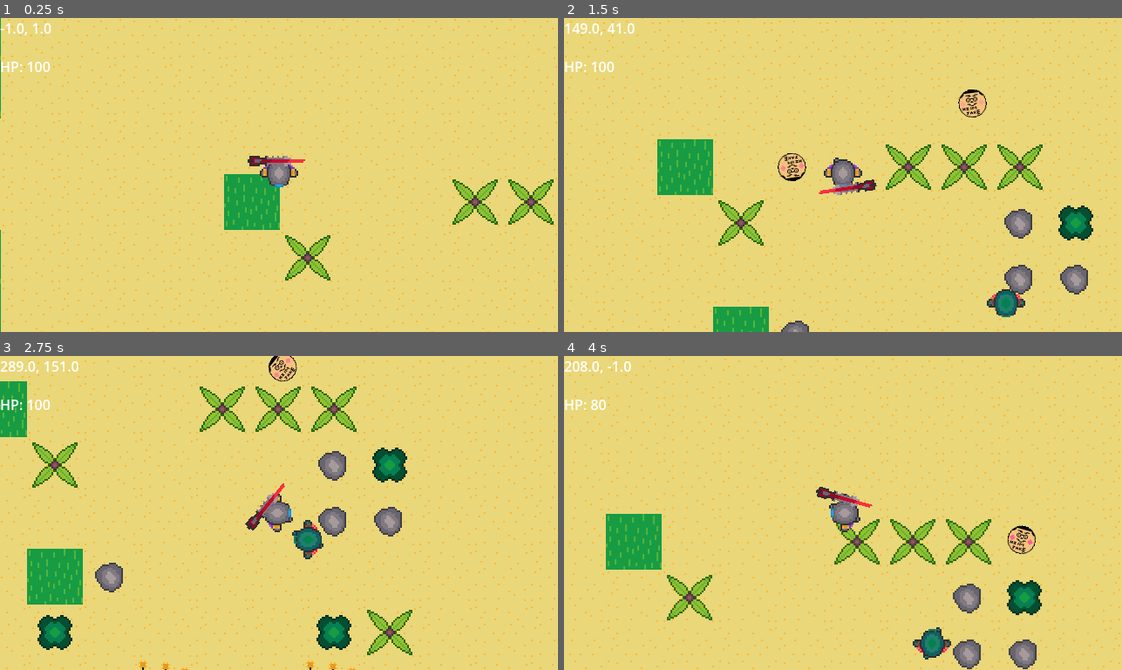
Above: before the commit, frames 1-4 (two rows, left to right).
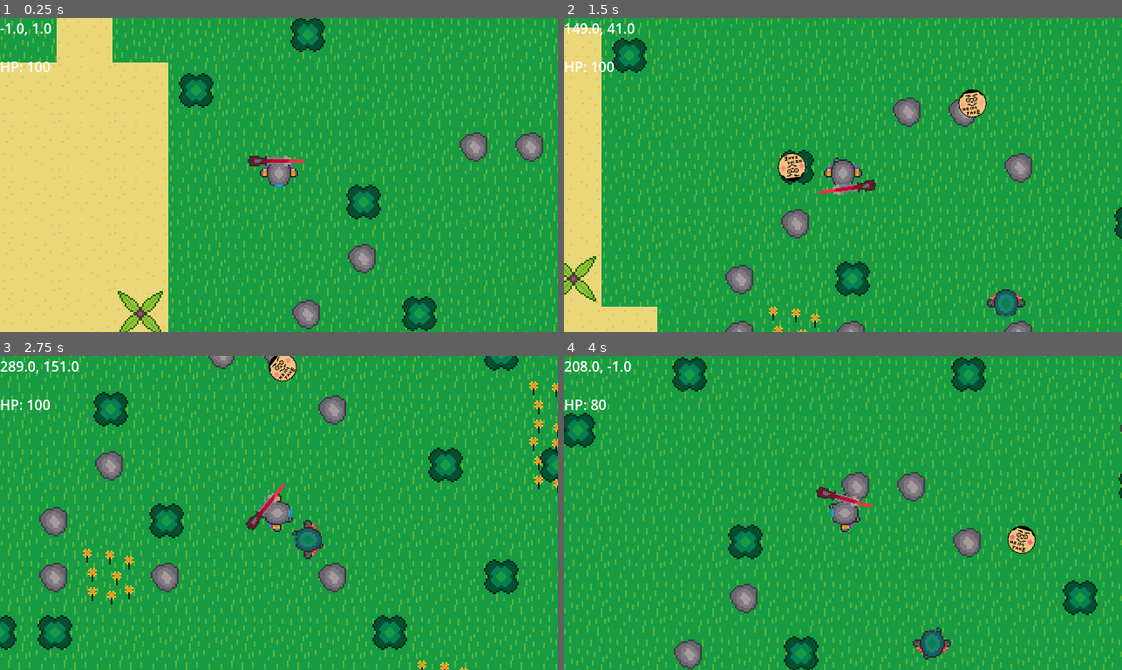
Above: after the commit, the same moments.

Repository: coder1015/real-roguelite
Game: Godot game, scene res://Scenes/Main.tscn
The game is run twice, just before and just after one commit, with the same random seed, the same clock (stepped at 60 frames per second) and the same inputs.
Inputs (mouse positions are in pixels of both pictures, inside the frame that each line leads up to):
- Up to frame 1 (0.25 s): no input
- Up to frame 2 (1.5 s): tap Enter at 0.5 s; move the mouse to (965, 159) at 0.52 s; hold D (move_right) 0.53-1.28 s; click (965, 159) at 0.6 s; move the mouse to (731, 190) at 1.27 s; hold S (move_down) from 1.28 s (still down); click (731, 190) at 1.35 s
- Up to frame 3 (2.75 s): move the mouse to (334, 443) at 2.02 s; release S (move_down) at 2.03 s; hold D (move_right) from 2.03 s (still down); click (334, 443) at 2.1 s
- Up to frame 4 (4 s): move the mouse to (815, 575) at 2.77 s; release D (move_right) at 2.78 s; hold W (move_up) 2.78-3.53 s; click (815, 575) at 2.85 s; move the mouse to (1010, 560) at 3.52 s; hold A (move_left) from 3.53 s (still down); click (1010, 560) at 3.6 s

The runs differ from the first frame. In frame 1, 71% of the frame differs, in the area x 0-100%, y 0-100%; in frame 2, 89%; in frame 3, 96%; in frame 4, 97%.

Commit message:
world gen

Diff:
--- a/real-roguelike-godot-name/Scenes/world_generator.gd
+++ b/real-roguelike-godot-name/Scenes/world_generator.gd
@@ -45,12 +45,12 @@
 func setup_noise():
 	elevation_noise.seed = randi()
 	elevation_noise.noise_type = FastNoiseLite.TYPE_SIMPLEX_SMOOTH
-	elevation_noise.frequency = 0.05
+	elevation_noise.frequency = 0.02
 
 	# Moisture uses a different seed so it's independent from elevation
 	moisture_noise.seed = elevation_noise.seed + 1
 	moisture_noise.noise_type = FastNoiseLite.TYPE_SIMPLEX_SMOOTH
-	moisture_noise.frequency = 0.05
+	moisture_noise.frequency = 0.02
 
 
 func generate_ground():
@@ -64,23 +64,47 @@
 
 func get_ground_tile(e: float, m: float) -> Vector2i:
 	# e = elevation (-1 to 1), m = moisture (-1 to 1)
-	if e < -0.33:
-		return TILE_SNOW
-	elif e >= -0.33 and e < 0.33:
-		return TILE_SAND
-	elif e >= 0.33 and e <= 1:
-		return TILE_GRASS
+	if e < -0.2:
+		if m < 0:
+			return TILE_SNOW
+		else:
+			return TILE_SNOW
+	elif e > 0.3:
+		if m < 0.2:
+			return TILE_SAND
+		else:
+			return TILE_GRASS
 	else:
-		return TILE_GRASS
+		if m < -0.3:
+			return TILE_SAND
+		else:
+			return TILE_GRASS
 
 func place_decorations():
 	for x in WORLD_WIDTH:
 		for y in WORLD_HEIGHT:
 			var e = elevation_noise.get_noise_2d(x, y)
-			if e >= 0.33:
-				var roll = randf()
-				if roll < 0.05:
-					decorations_layer.set_cell(Vector2i(x, y), SOURCE_ID, DECO_FLOWER)
+			var m = moisture_noise.get_noise_2d(x, y)
+
+			if e < -0.2:
+				if m < 0:
+					pass
+				else:
+					pass
+			elif e > 0.3:
+				if m < 0.2:
+					pass
+				else:
+					var roll = randf()
+					if roll < 0.05:
+						decorations_layer.set_cell(Vector2i(x - WORLD_WIDTH/2, y - WORLD_HEIGHT/2), SOURCE_ID, DECO_FLOWER)
+			else:
+				if m < -0.3:
+					pass
+				else:
+					var roll = randf()
+					if roll < 0.05:
+						decorations_layer.set_cell(Vector2i(x - WORLD_WIDTH/2, y - WORLD_HEIGHT/2), SOURCE_ID, DECO_FLOWER)
 
 
 func place_obstacles():
@@ -89,20 +113,40 @@
 			var e = elevation_noise.get_noise_2d(x, y)
 			var m = moisture_noise.get_noise_2d(x, y)
 
-			if e < -0.33:
-				var roll = randf()
-				# Snow biome gets ice
-				if roll < 0.1:
-					obstacles_layer.set_cell(Vector2i(x, y), SOURCE_ID, OBST_ICE)
-			elif e < 0.33:
-				var roll = randf()
-				# Sand biome gets palm trees
-				if roll < 0.15:
-					obstacles_layer.set_cell(Vector2i(x, y), SOURCE_ID, OBST_PALM)
+			if e < -0.2:
+				if m < 0:
+					var roll = randf()
+					# Snow biome gets ice
+					if roll < 0.1:
+						obstacles_layer.set_cell(Vector2i(x - WORLD_WIDTH/2, y - WORLD_HEIGHT/2), SOURCE_ID, OBST_ICE)
+				else:
+					var roll = randf()
+					# Snow biome gets ice
+					if roll < 0.1:
+						obstacles_layer.set_cell(Vector2i(x - WORLD_WIDTH/2, y - WORLD_HEIGHT/2), SOURCE_ID, OBST_ICE)
+			elif e > 0.3:
+				if m < 0.2:
+					var roll = randf()
+					# Sand biome gets palm trees
+					if roll < 0.05:
+						obstacles_layer.set_cell(Vector2i(x - WORLD_WIDTH/2, y - WORLD_HEIGHT/2), SOURCE_ID, OBST_PALM)
+				else:
+					var roll = randf()
+					# Grass biome gets rocks and trees
+					if roll < 0.1:
+						obstacles_layer.set_cell(Vector2i(x - WORLD_WIDTH/2, y - WORLD_HEIGHT/2), SOURCE_ID, OBST_ROCK)
+					elif roll < 0.2:
+						obstacles_layer.set_cell(Vector2i(x - WORLD_WIDTH/2, y - WORLD_HEIGHT/2), SOURCE_ID, OBST_TREE)
 			else:
-				var roll = randf()
-				# Grass biome gets rocks and trees
-				if roll < 0.1:
-					obstacles_layer.set_cell(Vector2i(x, y), SOURCE_ID, OBST_ROCK)
-				elif roll < 0.2:
-					obstacles_layer.set_cell(Vector2i(x, y), SOURCE_ID, OBST_TREE)
+				if m < -0.3:
+					var roll = randf()
+					# Sand biome gets palm trees
+					if roll < 0.05:
+						obstacles_layer.set_cell(Vector2i(x - WORLD_WIDTH/2, y - WORLD_HEIGHT/2), SOURCE_ID, OBST_PALM)
+				else:
+					var roll = randf()
+					# Grass biome gets rocks and trees
+					if roll < 0.1:
+						obstacles_layer.set_cell(Vector2i(x - WORLD_WIDTH/2, y - WORLD_HEIGHT/2), SOURCE_ID, OBST_ROCK)
+					elif roll < 0.2:
+						obstacles_layer.set_cell(Vector2i(x - WORLD_WIDTH/2, y - WORLD_HEIGHT/2), SOURCE_ID, OBST_TREE)
